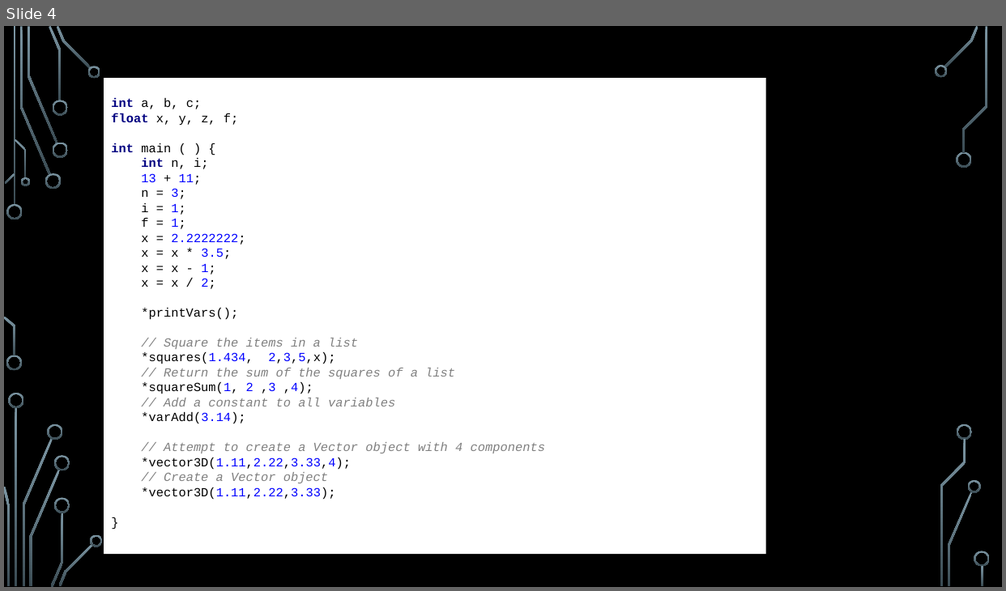
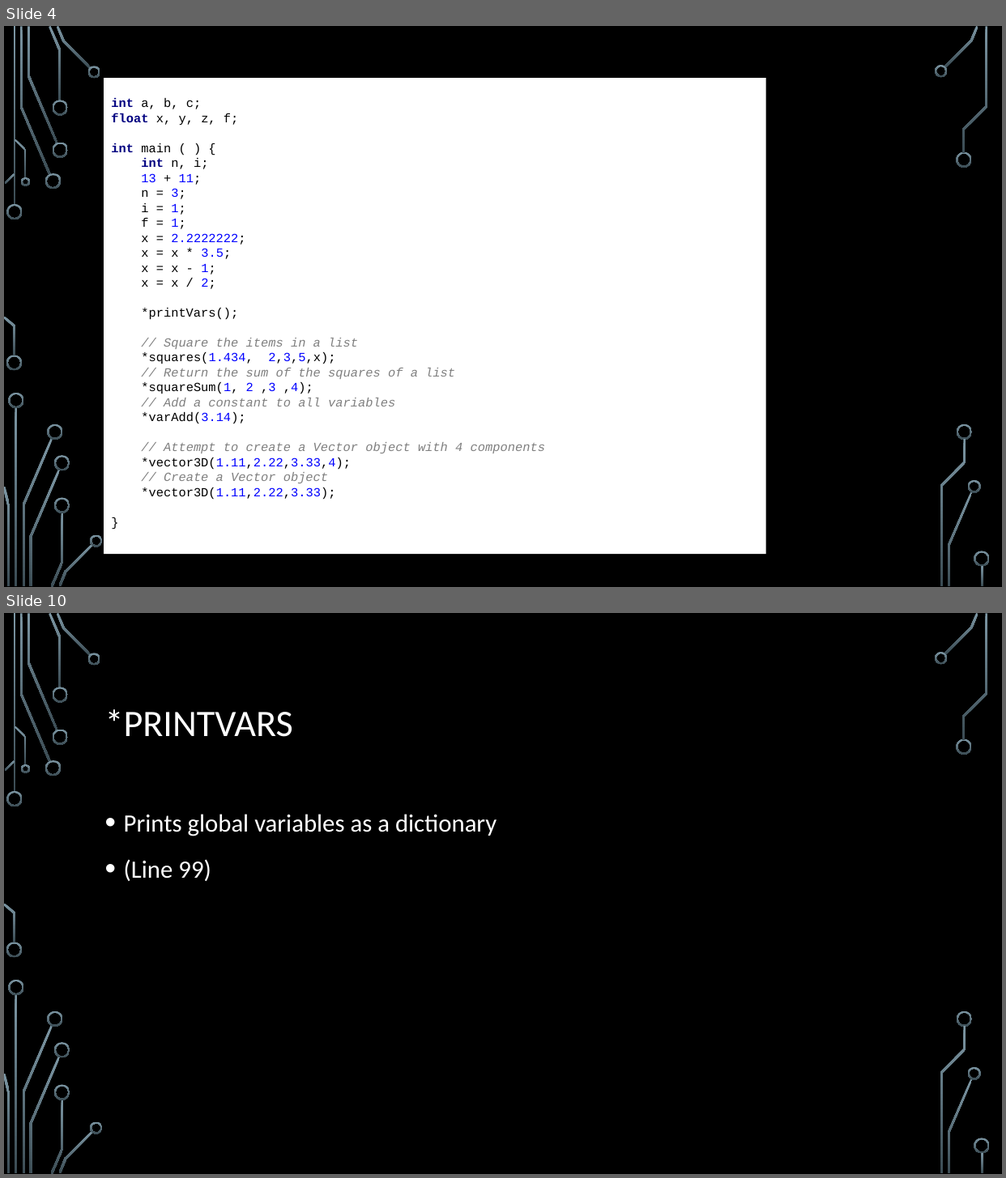
Before and after one commit to Pavilionall/PLProjectFinal, a slide deck: HMM mas.pptx. Shown one above the other, each under a label of ours: slide 4 before the commit, slides 4 and 10 after it; the slides between them are not shown. The pictures are 1006x591 and 1006x1178 pixels, drawn with LibreOffice and Linux fonts; fonts in the diff are those of the drawing; background and template pictures are left out. Boxes give left, top, right and bottom in pixels: in the first picture for what was removed or moved away, otherwise in the second. Text is boxed around its words. In the diff, an @@ line names an element or a change of style, - is before the commit and + after.

```diff
--- a/HMM mas.pptx
+++ b/HMM mas.pptx
@@ slide 10 added at (4, 613, 1002, 1174), background picture (left out); not listed: 36 template elements that a slide beside it also shows @@
@@ title added at (105, 709, 293, 737), 36 pt, text #FFFFFF @@
+*PRINTVARS
@@ text added at (124, 814, 496, 881), 24 pt, text #FFFFFF @@
+• Prints global variables as a dictionary
+• (Line 99)
```
Also in this commit, not shown: 1 slide changed, 6 other slides added, 1 slide removed.
